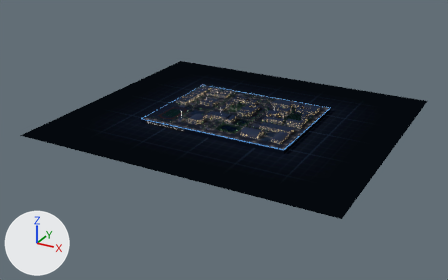
One commit to the glTF model frontend/public/campus3d/campus.glb: the scene before it, then after it.
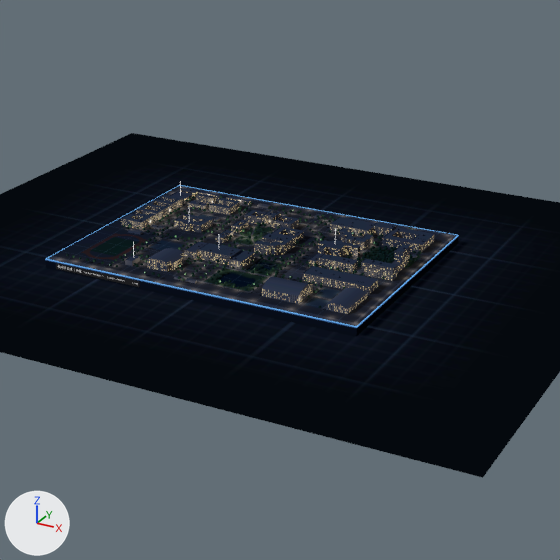
Each version is shown whole from a 50 mm camera at (1399.0, -2695.0, 1177.0) aimed at (-33.0, -91.0, -125.0), then close up on the part from 27% to 84% of the width and 0% to 92% of the height. Every picture has the same lights, and +X, +Y and +Z are marked at lower left. The last two pictures show the newer version. Where no turn or scale is listed for an object, it has been applied to the vertices.
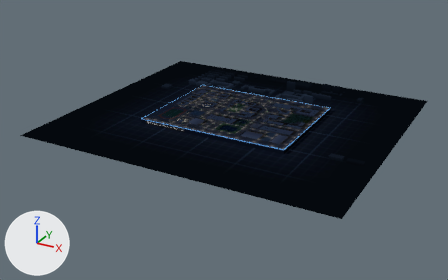
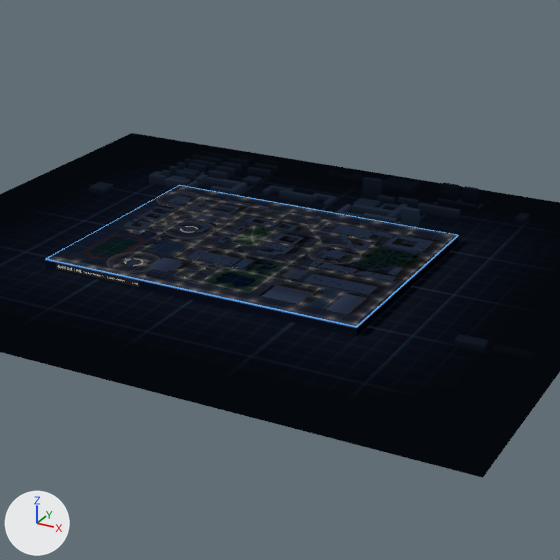
Edits to the bpy script that builds the scene:
```text
Add mat_ctx:
    mat_ctx = bpy.data.materials.new('ctx')
    # nodes: BsdfTransparent, Emission, LightPath, MixShader, OutputMaterial, VertexColor
Add me_s_context:
    me_s_context.from_pydata(...)  # 768 vertices, 1033 faces; spans x -618.0..754.0, y -257.0..656.0, z -22.0..32.0
    me_s_context.materials.append(mat_ctx)
Change ob_b_zq_b001:
    ob_b_zq_b001.scale: (1.0, 1.0, 1.0) -> (1.0, 1.0, 0.001)
Change ob_b_zq_b002:
    ob_b_zq_b002.scale: (1.0, 1.0, 1.0) -> (1.0, 1.0, 0.001)
Change ob_b_zq_b003:
    ob_b_zq_b003.scale: (1.0, 1.0, 1.0) -> (1.0, 1.0, 0.001)
Change ob_b_zq_b004:
    ob_b_zq_b004.scale: (1.0, 1.0, 1.0) -> (1.0, 1.0, 0.001)
Change ob_b_zq_b005:
    ob_b_zq_b005.scale: (1.0, 1.0, 1.0) -> (1.0, 1.0, 0.001)
Change ob_b_zq_b006:
    ob_b_zq_b006.scale: (1.0, 1.0, 1.0) -> (1.0, 1.0, 0.001)
Change ob_b_zq_b007:
    ob_b_zq_b007.scale: (1.0, 1.0, 1.0) -> (1.0, 1.0, 0.001)
Change ob_b_zq_b008:
    ob_b_zq_b008.scale: (1.0, 1.0, 1.0) -> (1.0, 1.0, 0.001)
Change ob_b_zq_b009:
    ob_b_zq_b009.scale: (1.0, 1.0, 1.0) -> (1.0, 1.0, 0.001)
Change ob_b_zq_b012:
    ob_b_zq_b012.scale: (1.0, 1.0, 1.0) -> (1.0, 1.0, 0.001)
Change ob_b_zq_b013:
    ob_b_zq_b013.scale: (1.0, 1.0, 1.0) -> (1.0, 1.0, 0.001)
Change ob_b_zq_b014:
    ob_b_zq_b014.scale: (1.0, 1.0, 1.0) -> (1.0, 1.0, 0.001)
Change ob_b_zq_b018:
    ob_b_zq_b018.scale: (1.0, 1.0, 1.0) -> (1.0, 1.0, 0.001)
Change ob_b_zq_b019:
    ob_b_zq_b019.scale: (1.0, 1.0, 1.0) -> (1.0, 1.0, 0.001)
Change ob_b_zq_b020:
    ob_b_zq_b020.scale: (1.0, 1.0, 1.0) -> (1.0, 1.0, 0.001)
Change ob_b_zq_b021:
    ob_b_zq_b021.scale: (1.0, 1.0, 1.0) -> (1.0, 1.0, 0.001)
Change ob_b_zq_b022:
    ob_b_zq_b022.scale: (1.0, 1.0, 1.0) -> (1.0, 1.0, 0.001)
Change ob_b_zq_b023:
    ob_b_zq_b023.scale: (1.0, 1.0, 1.0) -> (1.0, 1.0, 0.001)
Change ob_b_zq_b024:
    ob_b_zq_b024.scale: (1.0, 1.0, 1.0) -> (1.0, 1.0, 0.001)
Change ob_b_zq_b027:
    ob_b_zq_b027.scale: (1.0, 1.0, 1.0) -> (1.0, 1.0, 0.001)
Change ob_b_zq_b028:
    ob_b_zq_b028.scale: (1.0, 1.0, 1.0) -> (1.0, 1.0, 0.001)
Change ob_b_zq_b029:
    ob_b_zq_b029.scale: (1.0, 1.0, 1.0) -> (1.0, 1.0, 0.001)
Change ob_b_zq_b031:
    ob_b_zq_b031.scale: (1.0, 1.0, 1.0) -> (1.0, 1.0, 0.001)
Change ob_b_zq_b032:
    ob_b_zq_b032.scale: (1.0, 1.0, 1.0) -> (1.0, 1.0, 0.001)
Change ob_b_zq_b033:
    ob_b_zq_b033.scale: (1.0, 1.0, 1.0) -> (1.0, 1.0, 0.001)
Change ob_b_zq_b034:
    ob_b_zq_b034.scale: (1.0, 1.0, 1.0) -> (1.0, 1.0, 0.001)
Change ob_b_zq_b035:
    ob_b_zq_b035.scale: (1.0, 1.0, 1.0) -> (1.0, 1.0, 0.001)
Change ob_b_zq_b036:
    ob_b_zq_b036.scale: (1.0, 1.0, 1.0) -> (1.0, 1.0, 0.001)
Change ob_b_zq_b037:
    ob_b_zq_b037.scale: (1.0, 1.0, 1.0) -> (1.0, 1.0, 0.001)
Change ob_b_zq_b038:
    ob_b_zq_b038.scale: (1.0, 1.0, 1.0) -> (1.0, 1.0, 0.001)
Change ob_b_zq_b039:
    ob_b_zq_b039.scale: (1.0, 1.0, 1.0) -> (1.0, 1.0, 0.001)
Change ob_b_zq_b042:
    ob_b_zq_b042.scale: (1.0, 1.0, 1.0) -> (1.0, 1.0, 0.001)
Change ob_s_props:
    ob_s_props.scale: (1.0, 1.0, 1.0) -> (1.0, 1.0, 0.001)
Add ob_s_context:
    ob_s_context = bpy.data.objects.new('S_context', me_s_context)
    ob_s_context.location = (0.0, 0.0, 0.0)
```

What differs and where, as boxes (x1, y1, x2, y2) in the close-ups (560 x 560 px):
'S_context', added: after (89, 151, 535, 363)
'S_props', rescaled (10% shorter): before (66, 181, 421, 308); after (66, 197, 416, 311)
'B_ZQ-B007', rescaled (19% shorter): before (330, 217, 435, 253); after (331, 224, 434, 253)
'B_ZQ-B035', rescaled (27% shorter): before (302, 266, 378, 295); after (303, 274, 377, 295)
'B_ZQ-B034', rescaled (28% shorter): before (184, 241, 255, 269); after (185, 249, 254, 269)
'B_ZQ-B039', rescaled (29% shorter): before (262, 277, 313, 304); after (262, 285, 312, 304)
'B_ZQ-B033', rescaled: before (361, 244, 410, 281); after (361, 267, 403, 281)
'B_ZQ-B037', rescaled (22% shorter): before (326, 288, 367, 314); after (326, 294, 367, 314)
'B_ZQ-B028', rescaled (38% shorter): before (254, 233, 294, 256); after (255, 242, 294, 256)
'B_ZQ-B036', rescaled (36% shorter): before (147, 248, 184, 272); after (148, 257, 184, 272)
'B_ZQ-B023', rescaled (47% shorter): before (318, 240, 360, 258); after (318, 250, 360, 259)
'B_ZQ-B032', rescaled (45% shorter): before (318, 254, 358, 273); after (319, 263, 357, 273)
'B_ZQ-B018', rescaled (35% shorter): before (339, 228, 373, 250); after (339, 236, 372, 250)
'B_ZQ-B029', rescaled (44% shorter): before (121, 213, 156, 230); after (122, 221, 155, 230)
'B_ZQ-B022', rescaled (35% shorter): before (136, 202, 171, 221); after (136, 209, 170, 221)
'B_ZQ-B024', rescaled: before (175, 218, 210, 233); after (175, 225, 209, 233)
'B_ZQ-B020', rescaled: before (271, 227, 304, 244); after (272, 233, 303, 245)
'B_ZQ-B012', rescaled (6% narrower, 39% shorter): before (151, 195, 183, 212); after (152, 202, 182, 212)
'B_ZQ-B014', rescaled: before (273, 216, 299, 229); after (274, 223, 298, 231)
'B_ZQ-B013', rescaled (44% shorter): before (244, 210, 267, 225); after (245, 217, 269, 225)
'B_ZQ-B009', rescaled: before (209, 203, 235, 215); after (211, 209, 235, 215)
'B_ZQ-B006', rescaled: before (170, 191, 193, 203); after (167, 196, 192, 205)
'B_ZQ-B042', rescaled: before (262, 210, 281, 227); after (263, 220, 280, 227)
'B_ZQ-B021', rescaled (43% shorter): before (183, 214, 213, 227); after (183, 220, 212, 227)
'B_ZQ-B005', rescaled: before (218, 198, 240, 210); after (218, 204, 240, 211)
'B_ZQ-B004', rescaled: before (196, 193, 216, 204); after (197, 200, 216, 205)
'B_ZQ-B019', rescaled (47% shorter): before (231, 219, 248, 233); after (231, 226, 247, 233)
'B_ZQ-B027', rescaled (36% shorter): before (216, 230, 233, 243); after (216, 235, 233, 243)
'B_ZQ-B031', rescaled (6% wider, 36% shorter): before (308, 253, 323, 266); after (309, 258, 325, 266)
'B_ZQ-B008', rescaled: before (188, 201, 208, 209); after (188, 205, 207, 210)
'B_ZQ-B038', rescaled (42% shorter): before (125, 255, 140, 266); after (125, 260, 140, 266)
'B_ZQ-B003', rescaled: before (226, 196, 251, 205); after (227, 200, 250, 205)
'B_ZQ-B001', rescaled: before (179, 188, 198, 197); after (179, 192, 197, 197)
'B_ZQ-B002', rescaled: before (198, 191, 221, 199); after (198, 195, 221, 200)
